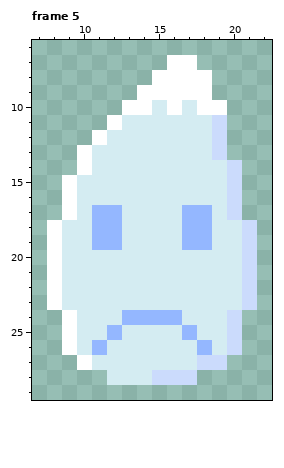
Pixel-art file: Roguelike TBS/Assets/Sprites/Aseprite Files/FrostSpiritDeath.ase. That is the earlier state.
32x32 pixels, 5 frames. Shown: frame 5: x 7..22, y 6..29. The commit also changed other frames, which this record leaves out.
And afterwards:
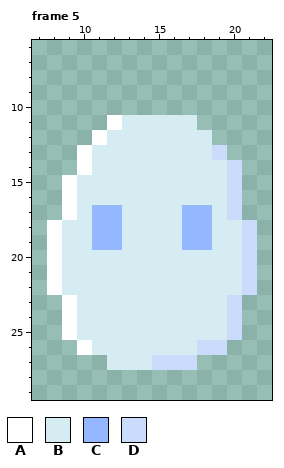
Palette (. is transparent): A #ffffff  B #d4ecf2  C #94b7ff  D #cbdbfc
Changes in this commit:
--- frame 5
@@ x 11..21 @@
  6 ...........
- 7 .....AA....
- 8 ....AAAA...
- 9 ...AAAAA...
-10 ..AABABAA..
-11 .ABBBBBBD..
-12 ABBBBBBBD..
+ 7 ...........
+ 8 ...........
+ 9 ...........
+10 ...........
+11 .ABBBBB....
+12 ABBBBBBB...
 13 BBBBBBBBD..
@@ x 7..22 @@
 22 .ABBBBBBBBBBBBD.
-23 .ABBBBBBBBBBBBD.
-24 ..ABBBCCCCBBBD..
-25 ..ABBCBBBBCBBD..
-26 ..ABCBBBBBBCBD..
-27 ...ABBBBBBBDD...
-28 .....BBBDDD.....
+23 ..ABBBBBBBBBBD..
+24 ..ABBBBBBBBBBD..
+25 ..ABBBBBBBBBBD..
+26 ...ABBBBBBBDD...
+27 .....BBBDDD.....
+28 ................
 29 ................
Changed places in both pictures, as pixel boxes (x1, y1, x2, y2):
erased: (122, 55, 227, 145)
changed: (47, 295, 257, 385)
